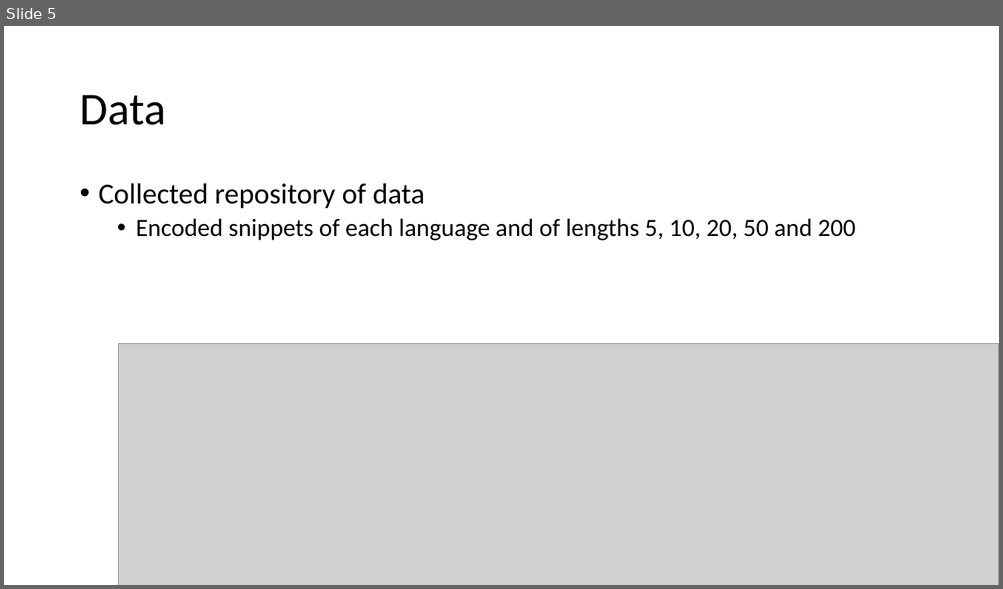
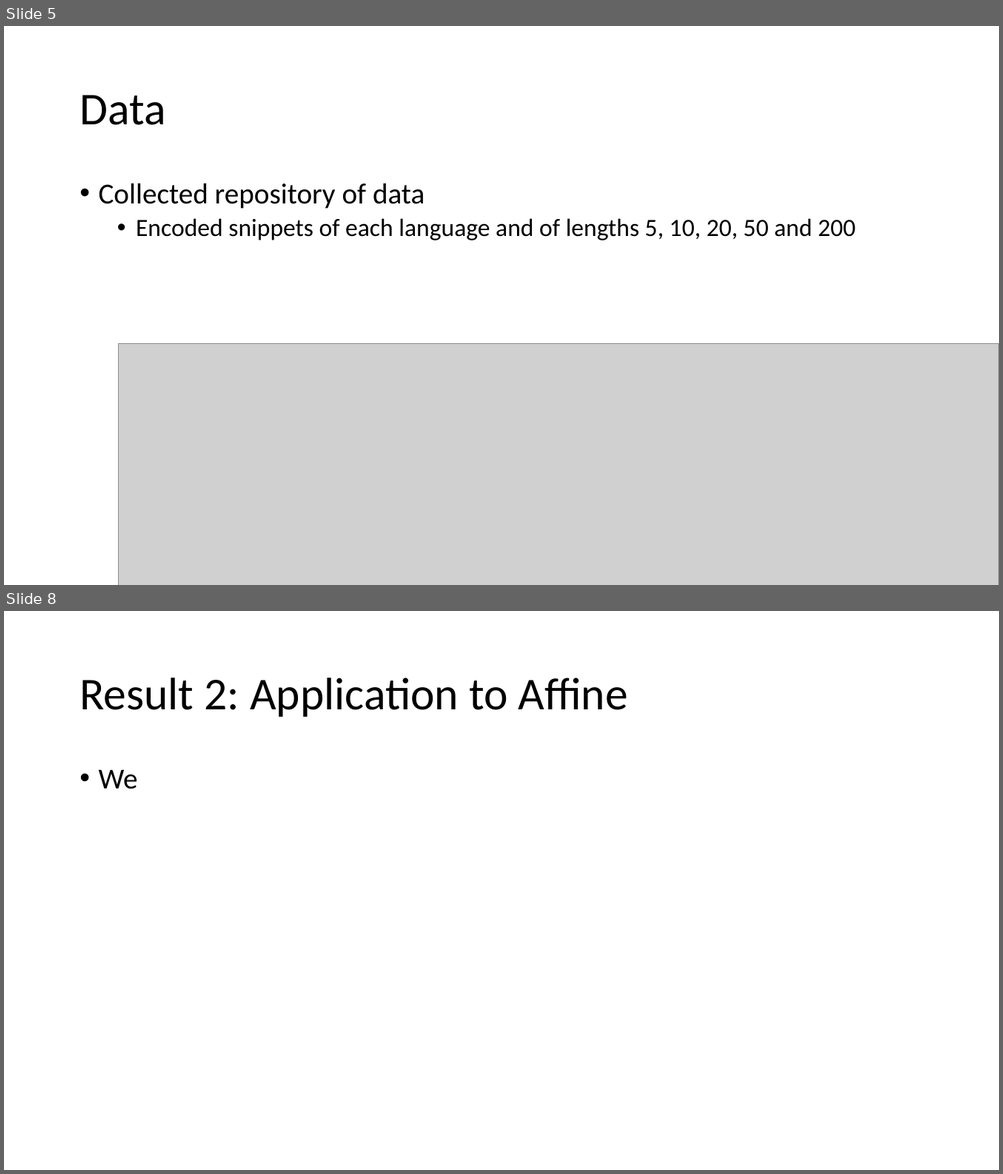
Before and after one commit to petezh/Neural-Cryptanalysis, a slide deck: presentation/Gasarch Pres 7-9.pptx. Shown one above the other, each under a label of ours: slide 5 before the commit, slides 5 and 8 after it; the slides between them are not shown. The pictures are 1003x589 and 1003x1174 pixels, drawn with LibreOffice and Linux fonts; fonts in the diff are those of the drawing; grey boxes stand for pictures. Boxes give left, top, right and bottom in pixels: in the first picture for what was removed or moved away, otherwise in the second. Text is boxed around its words. In the diff, an @@ line names an element or a change of style, - is before the commit and + after.

```diff
--- a/presentation/Gasarch Pres 7-9.pptx
+++ b/presentation/Gasarch Pres 7-9.pptx
@@ slide 8 added at bbox=[4, 611, 999, 1170], background #FFFFFF @@
@@ title added at bbox=[79, 678, 627, 717], 44 pt, text #000000 @@
+Result 2: Application to Affine
@@ text added at bbox=[99, 770, 138, 789], 28 pt, text #000000 @@
+• We
```
Also in this commit, not shown: 1 slide changed, 2 other slides added, 1 slide removed.
